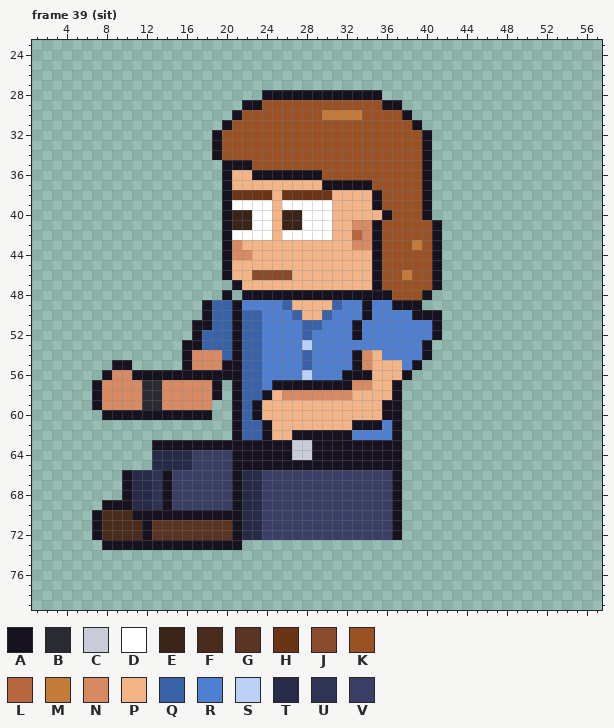
File history of a pixel-art file, sprites/custom/custom_intern_bob_left_anim.aseprite. Above: the version before the commit.
64x80 pixels, 129 frames. Shown: frame 39 (sit): x 1..57, y 23..79. The old version is drawn lined up with the new one. The commit also changed other frames, which this record leaves out.
Visible layers, top first: "Arm Top", "Hair", "Face", "Watch", "Near Arm", "Collar", "Belt", "Shirt", "Body", "Back Arm", "Pants", "Shoes".
Palette (. is transparent): A #17121f  B #2a2a33  C #c8ccd8  D #ffffff  E #3a2418  F #4a2c1c  G #5a3522  H #6b3416  J #8a4a2e  K #9a5124  L #b8663f  M #c47a38  N #d88a62  P #f3b488  Q #3a62a8  R #4f7fd0  S #bbd0f5  T #272b48  U #2f3354  V #3a3f66
Pixels before, frame 39 (sit) (only the part around the change), first column x 1:
40 ...................AEEDDPEEDDDPPPPPAKKKA........
41 ...................AEEDDPEEDDDPPNNAKKKKKA.......
42 ...................ADDDDPDDDDDPPLNAKKKKKA.......
43 ...................ANPPPPPPPPPPPNNAKKKMKA.......
44 ...................ANNPPPPPPPPPPPPAKKKKKA.......
45 ...................APPPPPPPPPPPPPPAKKKKKA.......
46 ...................APPJJJJPPPPPPPPAKKMKKA.......
47 ....................APPPPPPPPPPPPPAKKKKKA.......
48 ...................A.AAAAAAAAAAAAAAAKKKA........
49 .................AQQARRRRQPPPPQRRARRAAA.........
50 .................AQQAQQRRRQPPQRRRARRRRAAA.......
51 ................AAQQAQQRRRRQQRRRARRRRRRRA.......
52 ................AQQQAQQRRRRQRRRRARRRRRRRA.......
53 ...............AAQQQAQQRRRRSRRRRRRRRRRRA........
54 ...............ANNNQAQQRRRRQRRRRANPRRRRA........
55 ........AA.....ANNNAAQQRRRRQRRRRANPPPRA.........
56 .......ANNAAAAAAAAAAAQQRRRRSRRRAAAPPPA..........
57 ......ANNNNBBNNNNNA.AQQRAAAAAAAANNPPA...........
58 ......ANNNNBBNNNNNA.AQQAPNNNNNNNPPPPA...........
59 ......ANNNNBBNNNNN..AQAPPPPPPPPPPPPAA...........
60 .......AAAAAAAAAAA..AQAPPPPPPPPPPPPAA...........
61 ....................AQQAPPPPPPPPAAARA...........
62 ....................AQQAPPAAAAAARRRRA...........
63 ............AAAAAAAAAAAAAACCAAAAAAAAA...........
64 ............TTTTVVVVAAAAAACCAAAAAAAAA...........
65 ............TTTTVVVVAAAAAAAAAAAAAAAAA...........
66 .........ATTUAVVVVVVATTVVVVVVVVVVVVVA...........
67 .........ATTUAVVVVVVATTVVVVVVVVVVVVVA...........
68 .........ATTUAVVVVVVATTVVVVVVVVVVVVVA...........
69 .......AAATTUAVVVVVVATTVVVVVVVVVVVVVA...........
70 ......AFFFAAAAAAAAAAATTVVVVVVVVVVVVVA...........
71 ......AFFFFAGGGGGGGGATTVVVVVVVVVVVVVA...........
72 ......AFFFFAGGGGGGGGATTVVVVVVVVVVVVVA...........
73 .......AAAAAAAAAAAAAA...........................
74 ................................................
75 ................................................
76 ................................................
77 ................................................
78 ................................................
79 ................................................
The result:
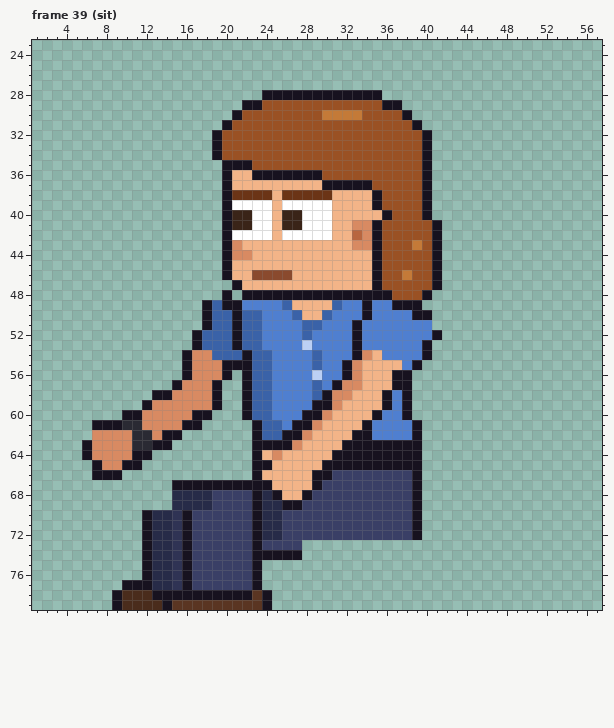
Diff:
whole drawing moved by -2,-6 (the old picture is shown already moved)
Frame 39 (sit):
y 49: x 20 Q -> A
y 50: x 41 A -> .
y 51: x 17 A -> .; x 41 A -> .
y 53: x 16 A -> .; x 33 R -> A
y 54: x 19 N -> Q; x 21..22 AQ -> QA; x 24 R -> Q; x 28..29 QR -> RQ
y 55: x 9..10 AA -> ..; x 22 Q -> A; x 24 R -> Q; x 28..29 QR -> RQ; x 32..34 RAN -> ANP
y 56: x 8..15 ANNAAAAA -> ........; x 17..19 AAA -> NNN; x 21..22 AQ -> .A; x 24 R -> Q; x 28..29 SR -> RS; x 33..34 AA -> NP; x 37 P -> A
y 57: x 7..15 ANNNNBBNN -> ........A; x 21..22 AQ -> .A; x 24..30 RAAAAAA -> QRRRRQR; x 32 A -> N; x 34 N -> P; x 38 . -> A
y 58: x 7..14 ANNNNBBN -> ......AA; x 21..22 AQ -> .A; x 24..30 APNNNNN -> QRRRRQA; x 36..38 PA. -> ARA
y 59: x 7..13 ANNNNBB -> .....AN; x 19 . -> A; x 21..31 AQAPPPPPPPP -> .AQQRRRRAAN; x 37..38 A. -> RA
y 60: x 8..9 AA -> ..; x 12..16 AAAAA -> NNNNN; x 21..30 AQAPPPPPPP -> .AQQRRRAAN; x 35..38 PAA. -> ARRA
y 61: x 7..17 ........... -> AAABBNNNNAA; x 21..29 AQQAPPPPP -> ..AQQRAAN; x 33 A -> P; x 35 A -> R; x 37..39 A.. -> RRA
y 62: x 7..15 ......... -> NNNNBBNAA; x 21..26 AQQAPP -> ..AQQA; x 28..34 AAAAARR -> NPPPPAA; x 37..39 A.. -> RRA
y 63: x 6..12 ....... -> ANNNNBB; x 15..22 AAAAAAAA -> ........; x 27..31 CCAAA -> NPPPP; x 38..39 .. -> AA
y 64: x 6..22 .......TTTTVVVVAA -> ANNNNAA..........; x 24..30 AAACCAA -> PNPPPPP; x 38..39 .. -> AA
y 65: x 7..11 ..... -> ANNAA; x 13..22 TTTTVVVVAA -> ..........; x 25..29 AAAAA -> PPPPP; x 38..39 .. -> AA
y 66: x 7..30 ...ATTUAVVVVVVATTVVVVVVV -> AAA.............APPPPPAA; x 37..39 A.. -> VVA
y 67: x 10..20 ATTUAVVVVVV -> .....AAAAAA; x 22..29 TTVVVVVV -> AAAPPPPA; x 37..39 A.. -> VVA
y 68: x 10..18 ATTUAVVVV -> .....TTTT; x 21..28 ATTVVVVV -> VVATAPPA; x 37..39 A.. -> VVA
y 69: x 8..18 AAATTUAVVVV -> .......TTTT; x 21..27 ATTVVVV -> VVATTAA; x 37..39 A.. -> VVA
y 70: x 7..11 AFFFA -> .....; x 13..15 AAA -> TTU; x 17..25 AAAAATTVV -> VVVVVVATT; x 37..39 A.. -> VVA
y 71..72: x 7..11 AFFFF -> .....; x 13..25 GGGGGGGGATTVV -> TTUAVVVVVVATT; x 37..39 A.. -> VVA
y 73: x 8..11 AAAA -> ....; x 13..15 AAA -> TTU; x 17..27 AAAAA...... -> VVVVVVAVVVV
y 74: x 12..27 ................ -> ATTUAVVVVVVAAAAA
y 75..76: x 12..23 ............ -> ATTUAVVVVVVA
y 77: x 10..23 .............. -> AAATTUAVVVVVVA
y 78: x 9..24 ................ -> AFFFAAAAAAAAAAGA
y 79: x 9..24 ................ -> AFFFFAGGGGGGGGGA
